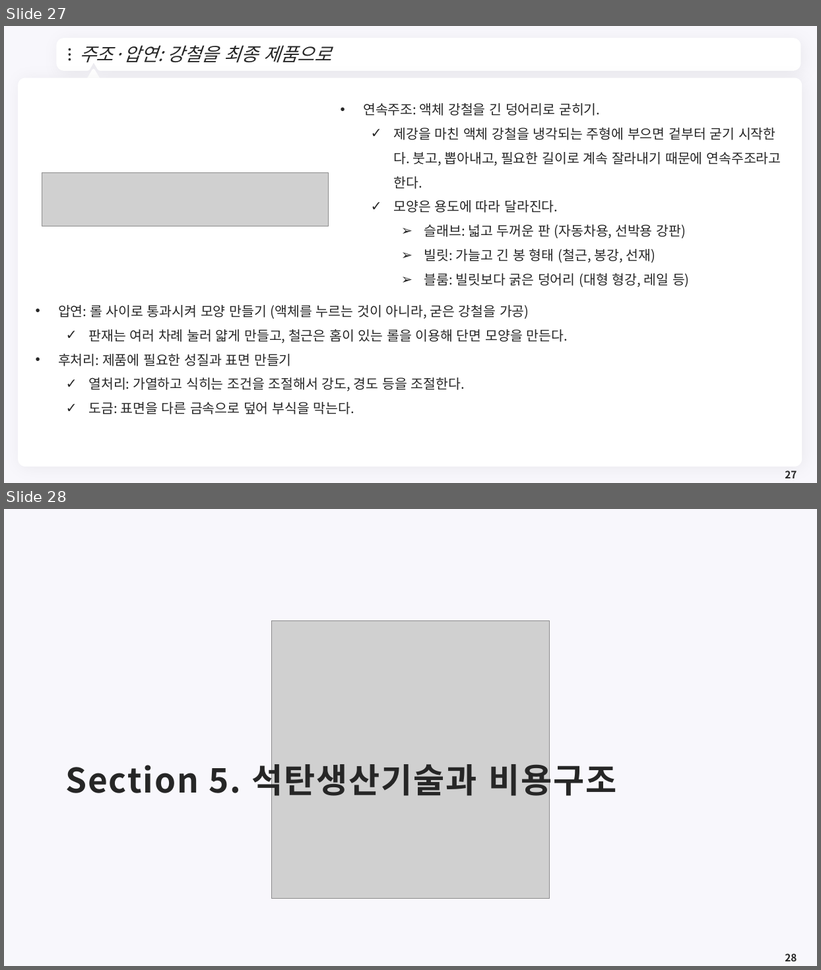
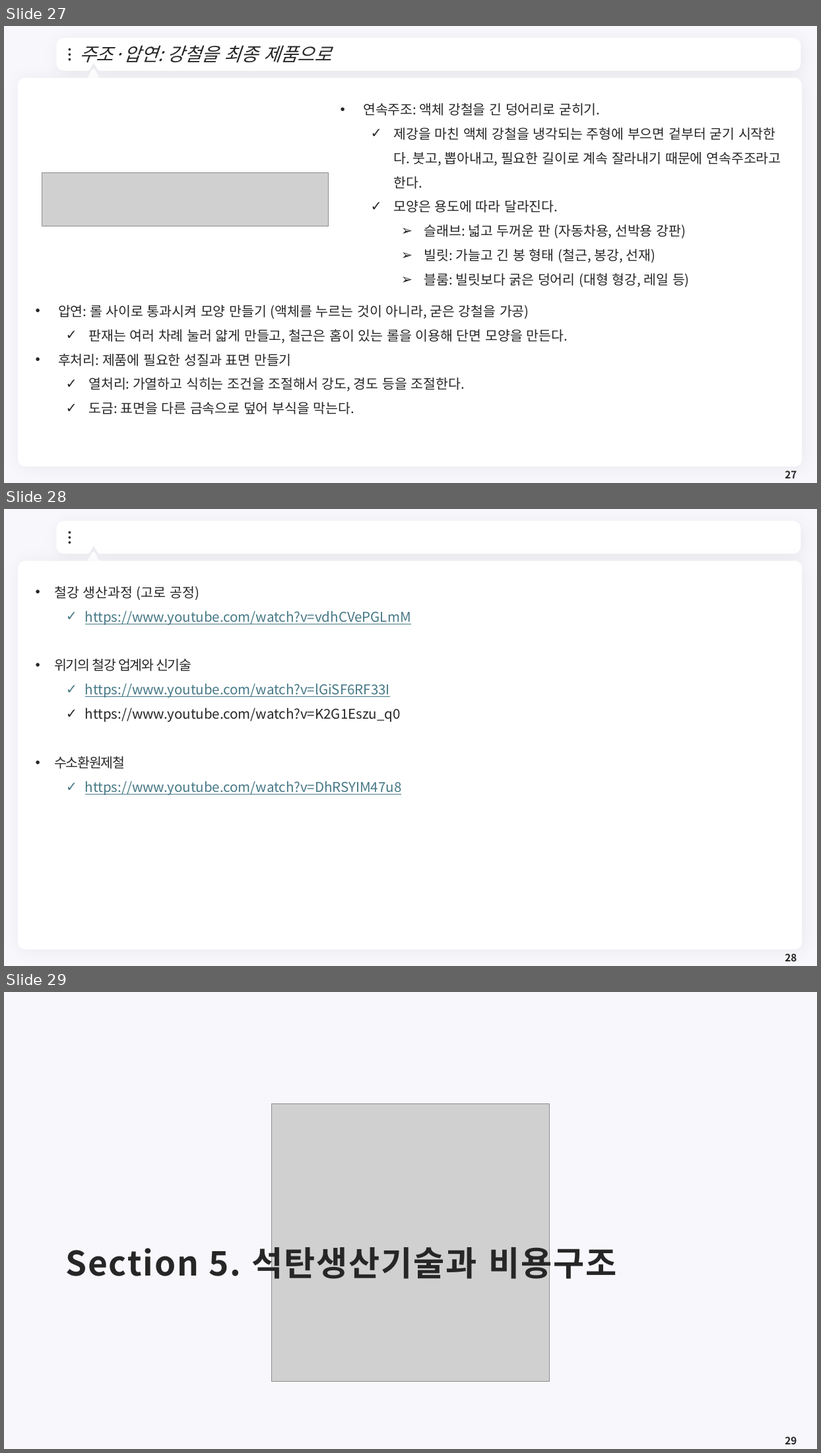
Before and after one commit to meandthey/Teaching, a slide deck: 에너지경제학/자원에너지경제학_Chapter_5 (석탄).pptx. Shown one above the other, each under a label of ours: slides 27 and 28 before the commit, slides 27, 28 and 29 after it. The pictures are 821x970 and 821x1453 pixels, drawn with LibreOffice and Linux fonts; fonts in the diff are those of the drawing; grey boxes stand for pictures; background and template pictures are left out. Boxes give left, top, right and bottom in pixels: in the first picture for what was removed or moved away, otherwise in the second. Text is boxed around its words. In the diff, an @@ line names an element or a change of style, - is before the commit and + after.

```diff
--- a/에너지경제학/자원에너지경제학_Chapter_5 (석탄).pptx
+++ b/에너지경제학/자원에너지경제학_Chapter_5 (석탄).pptx
@@ slide 28 added at [4,509,817,966], background #F8F7FC; not listed: 7 template elements that a slide beside it also shows @@
@@ text added at [54,586,411,795], 16 pt, text #467886, underline @@
+• 철강 생산과정 (고로 공정)
+  ✓ https://www.youtube.com/watch?v=vdhCVePGLmM
+• 위기의 철강 업계와 신기술
+  ✓ https://www.youtube.com/watch?v=lGiSF6RF33I
+  ✓ https://www.youtube.com/watch?v=K2G1Eszu_q0
+• 수소환원제철
+  ✓ https://www.youtube.com/watch?v=DhRSYIM47u8
@@ page number added at [785,954,797,962], 12 pt, text #262626, bold @@
+28
@@ what was slide 28 is now slide 29 @@
@@ page number at [785,1437,797,1445]: text changed @@
-28
+29
```
Also in this commit, not shown: 5 slides changed, 2 other slides added, 1 slide removed, 4 other files.
